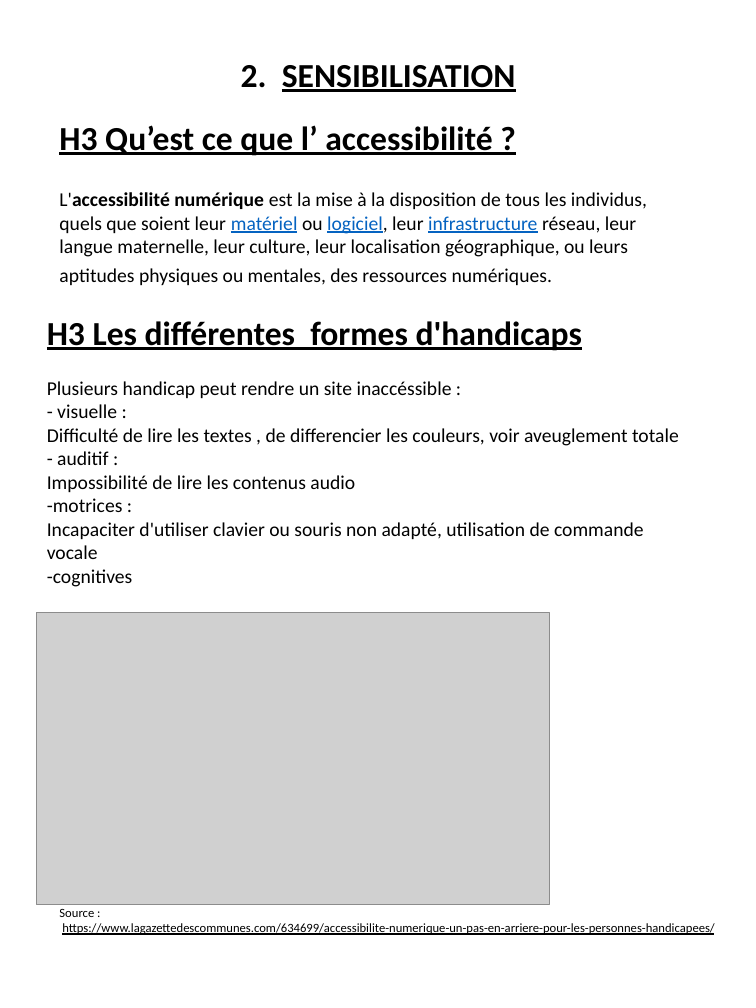
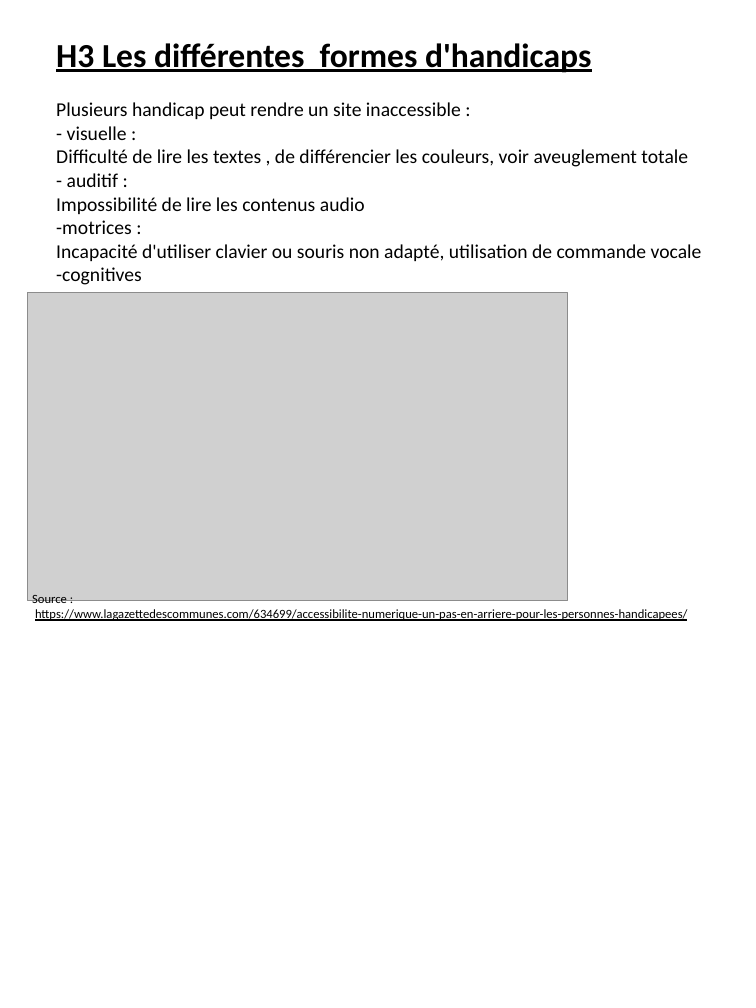
Before and after one commit to Bourg-en-Stress/accessibility, a slide deck: slide 5 of design/mockups/contenu.pptx (slide 4 before the commit). Drawn at 756x1008 pixels with LibreOffice and Linux fonts; fonts in the diff are those of the drawing; grey boxes stand for pictures. Boxes give left, top, right and bottom in pixels: in the first picture for what was removed or moved away, otherwise in the second. Text is boxed around its words. In the diff, an @@ line names an element or a change of style, - is before the commit and + after.

```diff
--- a/design/mockups/contenu.pptx
+++ b/design/mockups/contenu.pptx
@@ text "H3 Les différentes formes d'handicaps": place and size @@
-text "H3 Les différentes formes d'handicaps" at box(47, 321, 679, 587)
+text "H3 Les différentes formes d'handicaps" at box(56, 43, 702, 285)
@@ text removed at box(241, 65, 516, 92) @@
-2. SENSIBILISATION
@@ text at box(56, 102, 461, 119): text changed @@
-Plusieurs handicap peut rendre un site inaccéssible :
+Plusieurs handicap peut rendre un site inaccessible :
@@ text at box(56, 149, 688, 167): text changed @@
-Difficulté de lire les textes , de differencier les couleurs, voir aveuglement totale
+Difficulté de lire les textes , de différencier les couleurs, voir aveuglement totale
@@ text removed at box(59, 125, 647, 285) @@
-H3 Qu’est ce que l’ accessibilité ?
-L'accessibilité numérique est la mise à la disposition de tous les individus, quels que soient leur matériel ou logiciel, leur infrastructure réseau, leur langue maternelle, leur culture, leur localisation géographique, ou leurs aptitudes physiques ou mentales, des ressources numériques.
@@ text at box(56, 244, 702, 261): text changed @@
-Incapaciter d'utiliser clavier ou souris non adapté, utilisation de commande vocale
+Incapacité d'utiliser clavier ou souris non adapté, utilisation de commande vocale
@@ picture added at box(27, 292, 568, 601) @@
@@ text "Source :": place and size @@
-text "Source :" at box(59, 909, 715, 935)
+text "Source :" at box(32, 595, 688, 621)
@@ picture removed at box(36, 613, 548, 905) @@
```
Also in this commit, not shown: 5 other slides changed, 6 slides added, 1 slide removed, 3 other files.
